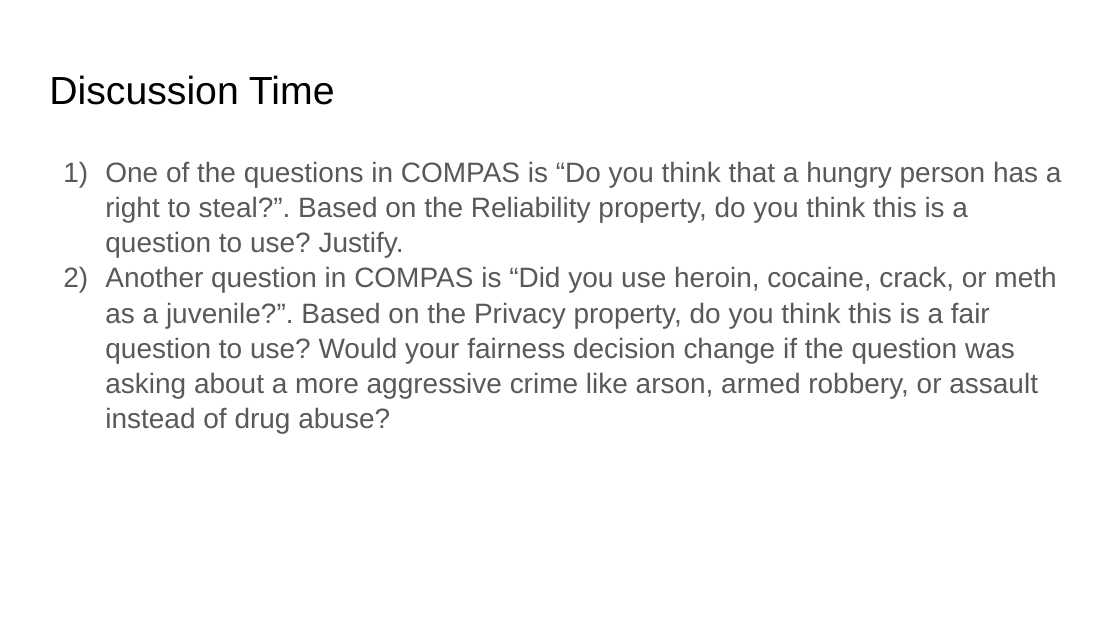
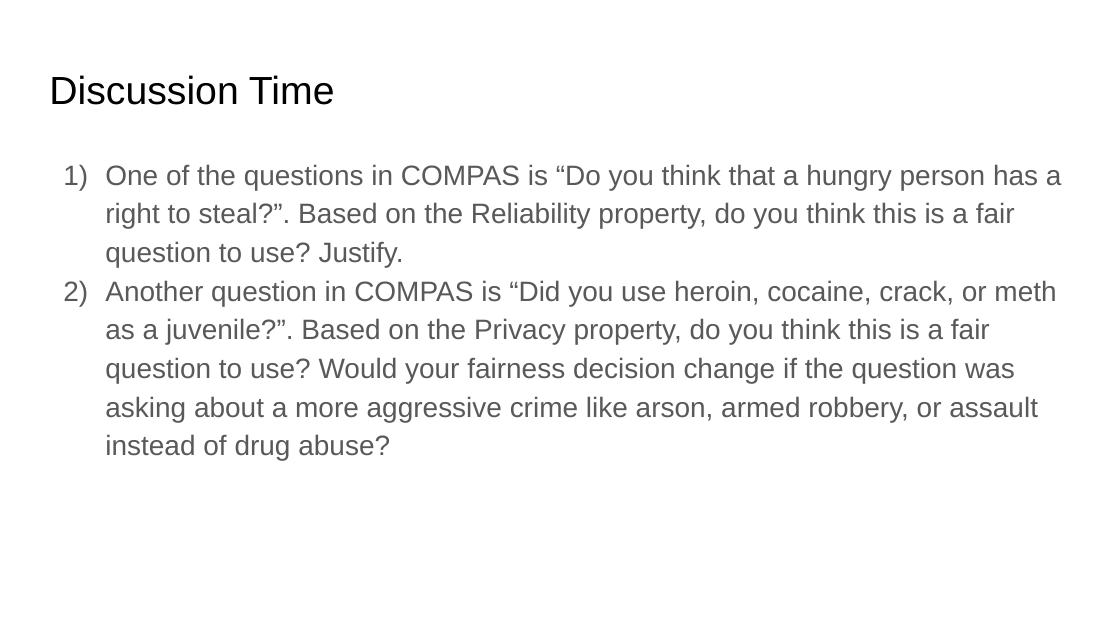
Before and after one commit to chienjuho/chienjuho.github.io, a slide deck: slide 23 of courses/cse518a/student-Nov8.pptx. Drawn at 1120x630 pixels with LibreOffice and Linux fonts; fonts in the diff are those of the drawing. Boxes give left, top, right and bottom in pixels: in the first picture for what was removed or moved away, otherwise in the second. Text is boxed around its words. In the diff, an @@ line names an element or a change of style, - is before the commit and + after.

```diff
--- a/courses/cse518a/student-Nov8.pptx
+++ b/courses/cse518a/student-Nov8.pptx
@@ text at box(105, 164, 1062, 267): text changed @@
-1) One of the questions in COMPAS is “Do you think that a hungry person has a right to steal?”. Based on the Reliability property, do you think this is a question to use? Justify.
+1) One of the questions in COMPAS is “Do you think that a hungry person has a right to steal?”. Based on the Reliability property, do you think this is a fair question to use? Justify.
@@ text at box(105, 280, 1056, 460): line spacing 1.05 to 1.15 @@
```
Also in this commit, not shown: 2 other files.
